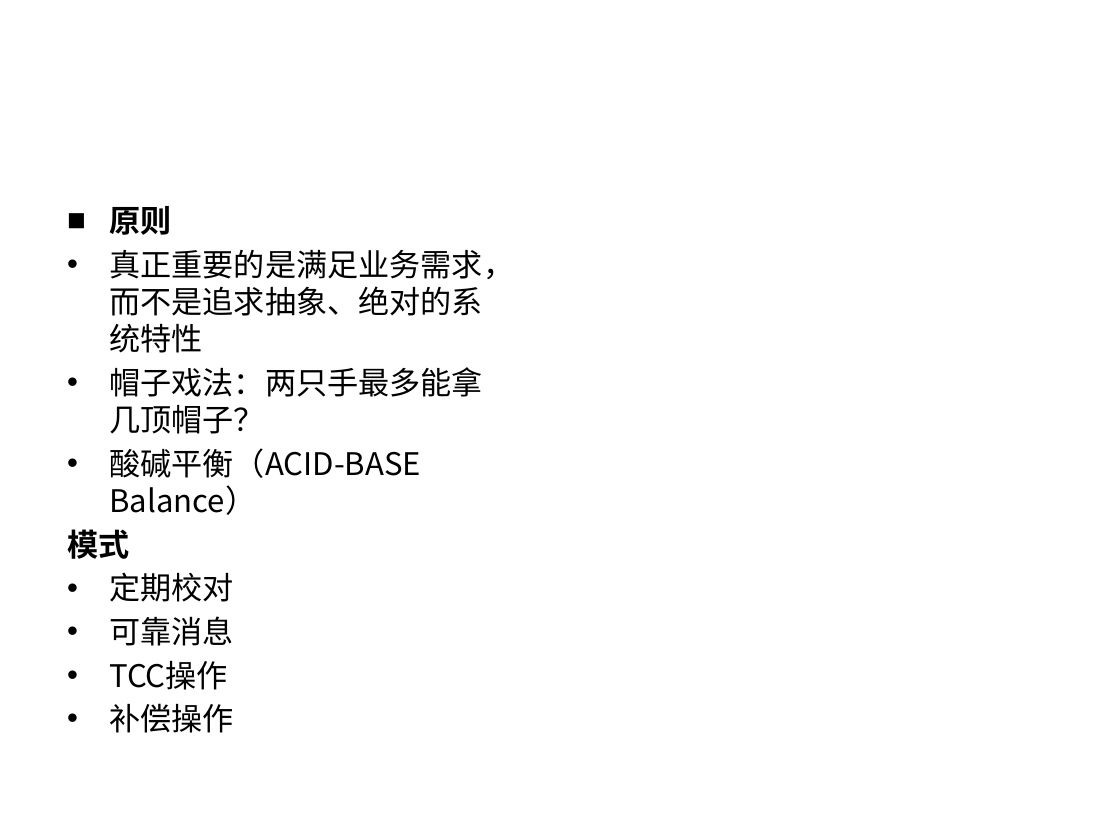
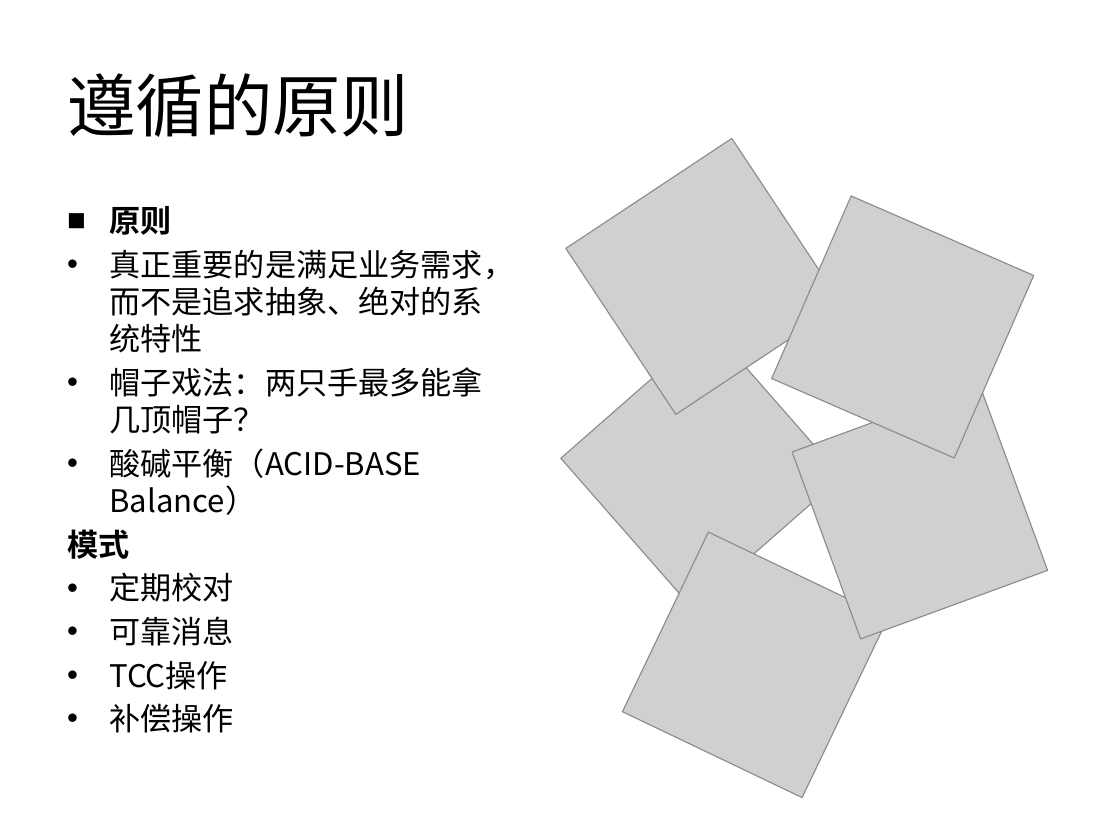
Before and after one commit to balancebeam/galaxy, a slide deck: slide 6 of galaxy-doc/分布式事务.pptx. Drawn at 1120x840 pixels with LibreOffice and Linux fonts; fonts in the diff are those of the drawing; grey boxes stand for pictures. Boxes give left, top, right and bottom in pixels: in the first picture for what was removed or moved away, otherwise in the second. Text is boxed around its words. In the diff, an @@ line names an element or a change of style, - is before the commit and + after.

Commit message:
modify ppt

```diff
--- a/galaxy-doc/分布式事务.pptx
+++ b/galaxy-doc/分布式事务.pptx
@@ title added at [67,73,409,137], 44 pt, text #000000 @@
+遵循的原则
@@ picture added at [566,139,843,415] @@
@@ picture added at [772,196,1034,458] @@
@@ picture added at [560,328,842,609] @@
@@ picture added at [792,384,1047,640] @@
@@ picture added at [622,532,888,798] @@
```
Also in this commit, not shown: 8 other slides changed, 8 slides added, 13 slides removed, 1 other file.
